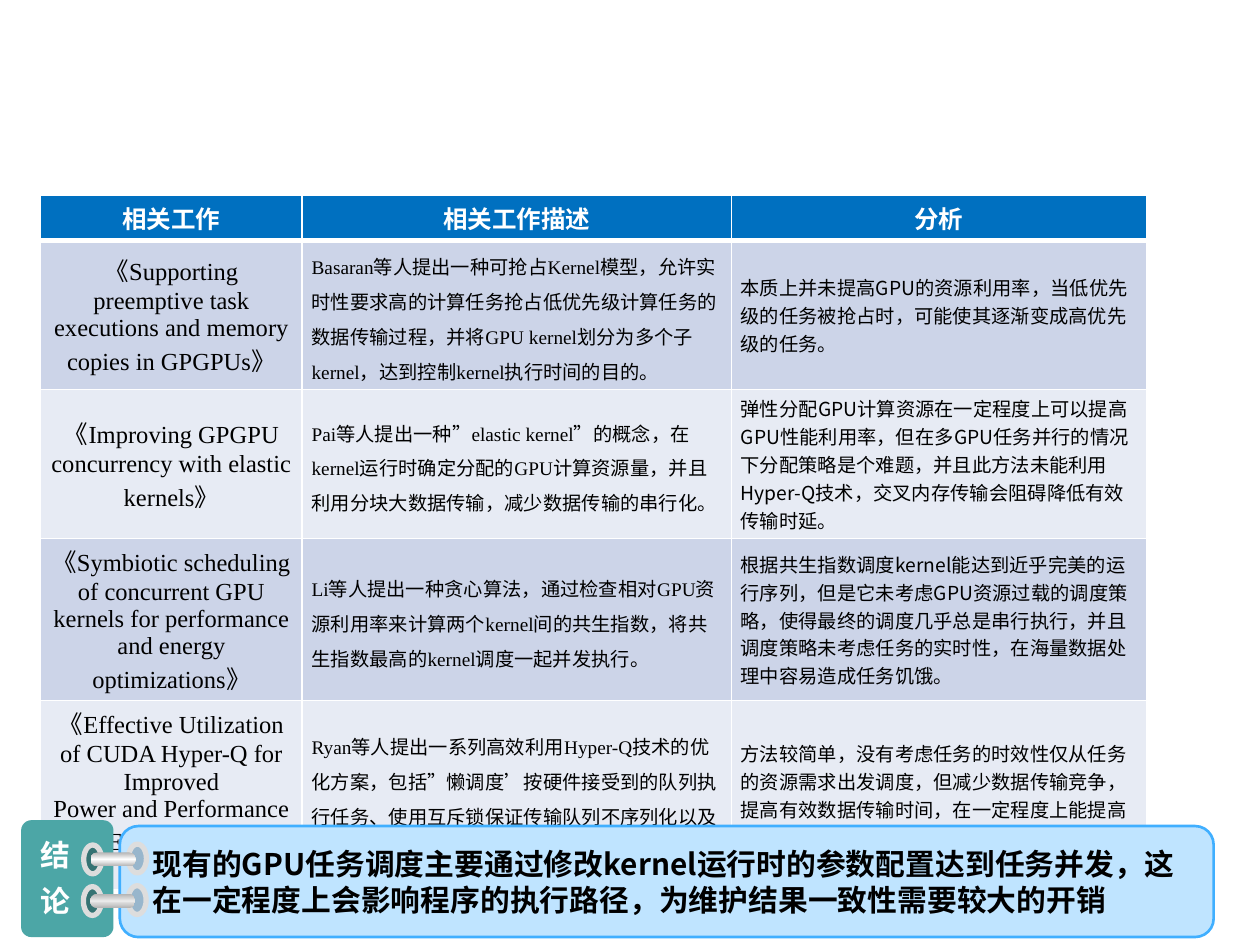
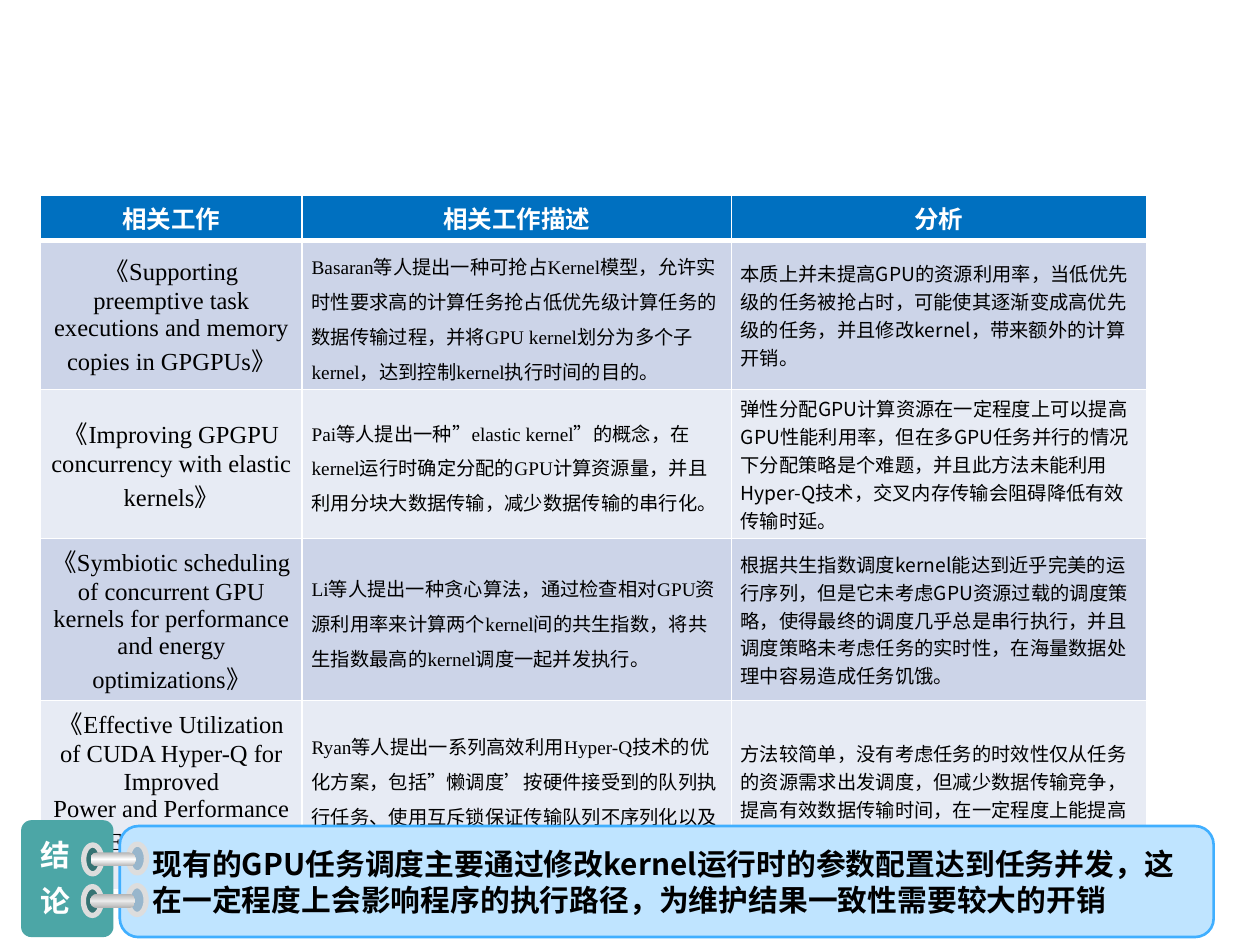
Before and after one commit to ChangJH-Mark/Papers, a slide deck: slide 7 of 开题报告/常佳辉-面向高速数据流的异构平台调度优化技术.pptx. Drawn at 1260x945 pixels with LibreOffice and Linux fonts; fonts in the diff are those of the drawing; background and template pictures are left out. Boxes give left, top, right and bottom in pixels: in the first picture for what was removed or moved away, otherwise in the second. Text is boxed around its words. In the diff, an @@ line names an element or a change of style, - is before the commit and + after.

```diff
--- a/开题报告/常佳辉-面向高速数据流的异构平台调度优化技术.pptx
+++ b/开题报告/常佳辉-面向高速数据流的异构平台调度优化技术.pptx
@@ table at [40, 195, 1148, 869] @@
-row 2, column 3: 本质上并未提高GPU的资源利用率，当低优先级的任务被抢占时，可能使其逐渐变成高优先级的任务。
+row 2, column 3: 本质上并未提高GPU的资源利用率，当低优先级的任务被抢占时，可能使其逐渐变成高优先级的任务，并且修改kernel，带来额外的计算开销。
```
Also in this commit, not shown: 3 other slides changed, 3 other files.
